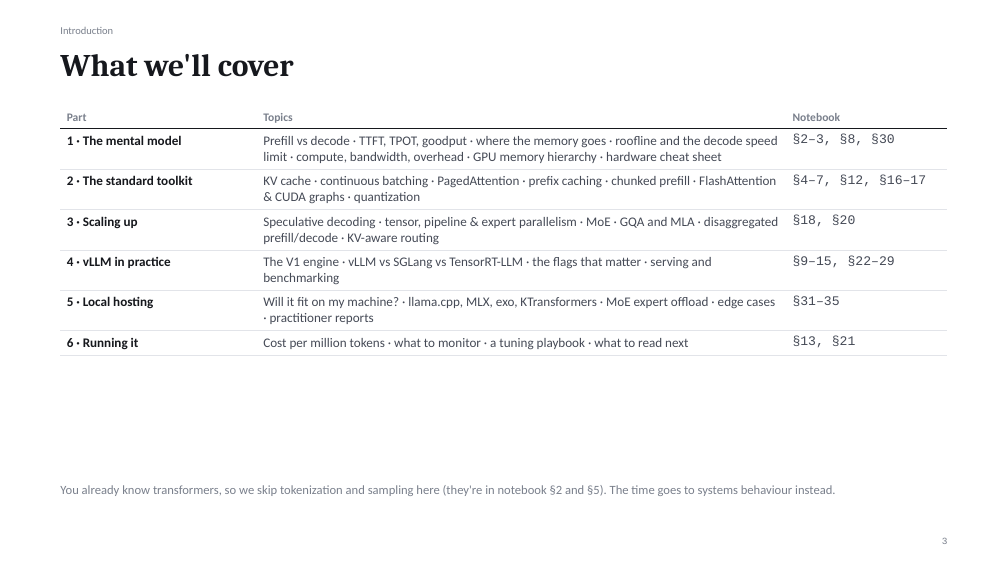
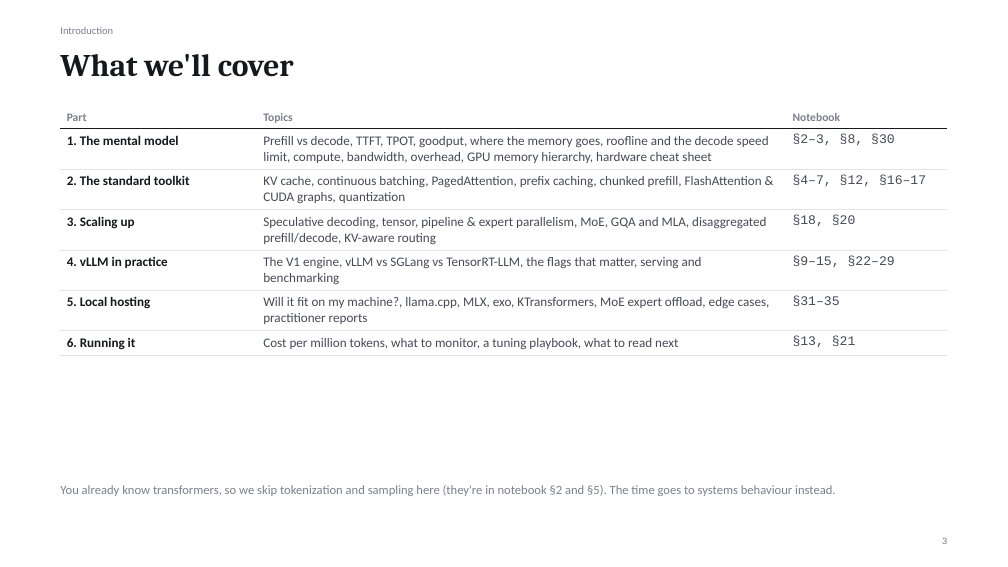
Before and after one commit to nitishkmr005/Inference-Engineering, a slide deck: slide 3 of 02_LLM_Inference_Engineering.pptx. Drawn at 1008x567 pixels with LibreOffice and Linux fonts; fonts in the diff are those of the drawing. Boxes give left, top, right and bottom in pixels: in the first picture for what was removed or moved away, otherwise in the second. Text is boxed around its words. In the diff, an @@ line names an element or a change of style, - is before the commit and + after.

```diff
--- a/02_LLM_Inference_Engineering.pptx
+++ b/02_LLM_Inference_Engineering.pptx
@@ table at (x1=60, y1=106, x2=948, y2=354) @@
-row 2, column 1: 1 · The mental model
+row 2, column 1: 1. The mental model
-row 2, column 2: Prefill vs decode · TTFT, TPOT, goodput · where the memory goes · roofline and the decode speed limit · compute, bandwidth, overhead · GPU memory hierarchy · hardware cheat sheet
+row 2, column 2: Prefill vs decode, TTFT, TPOT, goodput, where the memory goes, roofline and the decode speed limit, compute, bandwidth, overhead, GPU memory hierarchy, hardware cheat sheet
-row 3, column 1: 2 · The standard toolkit
+row 3, column 1: 2. The standard toolkit
-row 3, column 2: KV cache · continuous batching · PagedAttention · prefix caching · chunked prefill · FlashAttention & CUDA graphs · quantization
+row 3, column 2: KV cache, continuous batching, PagedAttention, prefix caching, chunked prefill, FlashAttention & CUDA graphs, quantization
-row 4, column 1: 3 · Scaling up
+row 4, column 1: 3. Scaling up
-row 4, column 2: Speculative decoding · tensor, pipeline & expert parallelism · MoE · GQA and MLA · disaggregated prefill/decode · KV-aware routing
+row 4, column 2: Speculative decoding, tensor, pipeline & expert parallelism, MoE, GQA and MLA, disaggregated prefill/decode, KV-aware routing
-row 5, column 1: 4 · vLLM in practice
+row 5, column 1: 4. vLLM in practice
-row 5, column 2: The V1 engine · vLLM vs SGLang vs TensorRT-LLM · the flags that matter · serving and benchmarking
+row 5, column 2: The V1 engine, vLLM vs SGLang vs TensorRT-LLM, the flags that matter, serving and benchmarking
-row 6, column 1: 5 · Local hosting
+row 6, column 1: 5. Local hosting
-row 6, column 2: Will it fit on my machine? · llama.cpp, MLX, exo, KTransformers · MoE expert offload · edge cases · practitioner reports
+row 6, column 2: Will it fit on my machine?, llama.cpp, MLX, exo, KTransformers, MoE expert offload, edge cases, practitioner reports
-row 7, column 1: 6 · Running it
+row 7, column 1: 6. Running it
-row 7, column 2: Cost per million tokens · what to monitor · a tuning playbook · what to read next
+row 7, column 2: Cost per million tokens, what to monitor, a tuning playbook, what to read next
```
Also in this commit, not shown: 38 other slides changed, 1 slide added, 10 other files.
